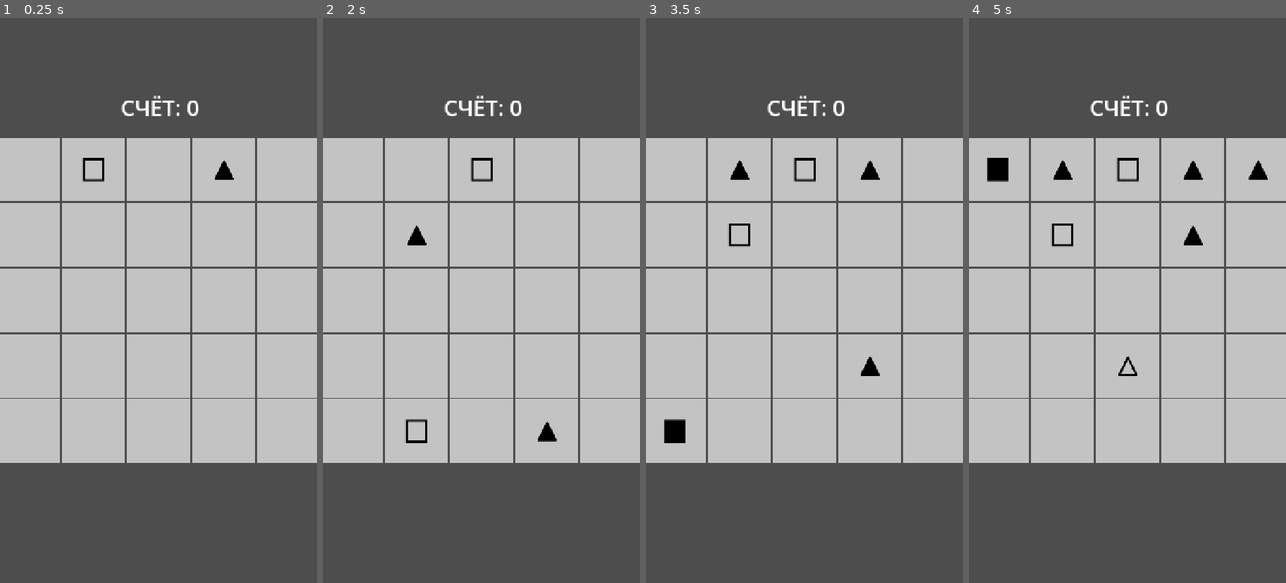
Above: before the commit, frames 1-4 (left to right).
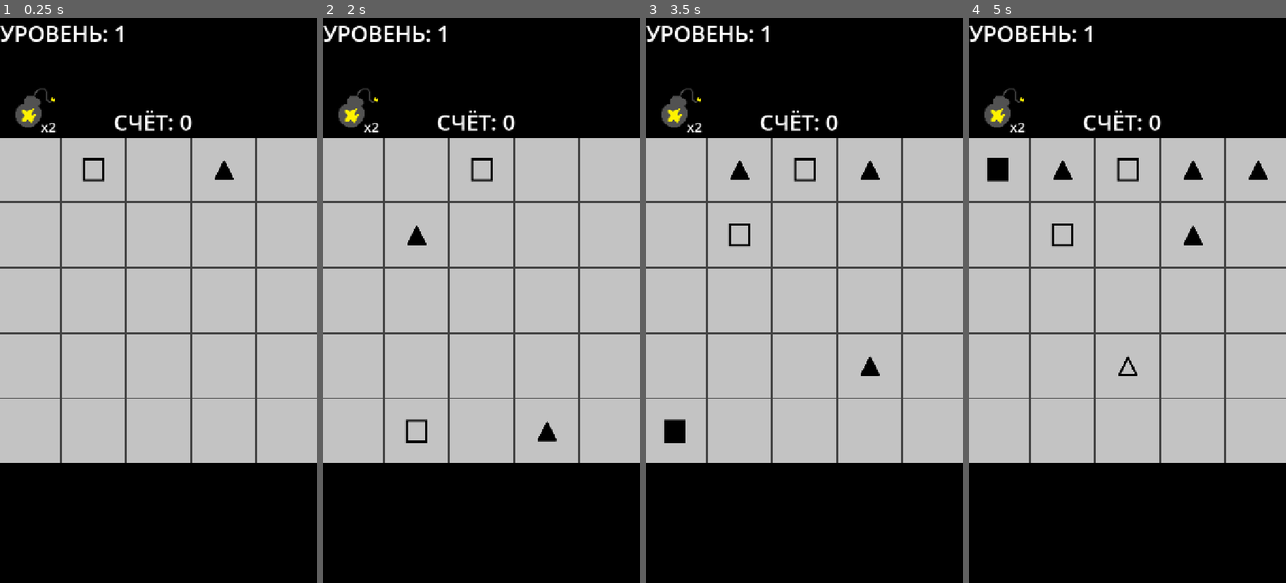
Above: after the commit, the same moments.

Repository: DamirMindiarov/2048
Game: Godot game, scene res://scenes/game.tscn
Same seed, same stepped clock (60 frames per second), same inputs: the game is played once before the commit and once after it. The engine's default icon, where the game draws it, is replaced by a stand-in: a white triangle on a blue panel in a dark square.
Inputs (mouse positions are in pixels of both pictures, inside the frame that each line leads up to):
- Up to frame 1 (0.25 s): no input
- Up to frame 2 (2 s): tap Enter at 0.5 s; move the mouse to (551, 272) at 0.52 s; click (551, 272) at 0.67 s; tap Space at 1.25 s; drag from (418, 328) to (465, 413) at 1.27 s
- Up to frame 3 (3.5 s): move the mouse to (836, 176) at 2.02 s; click (836, 176) at 2.17 s; tap Enter at 2.75 s; drag from (788, 413) to (709, 215) at 2.77 s
- Up to frame 4 (5 s): move the mouse to (1222, 385) at 3.52 s; click (1222, 385) at 3.67 s; tap Space at 4.25 s; drag from (1032, 215) to (1079, 159) at 4.27 s

The runs differ from the first frame. In frame 1, 42% of the frame differs, in the area x 0-100%, y 0-100%; in frame 2, 42%; in frame 3, 42%; in frame 4, 42%.

Commit message:
lvlmanager, added cross bomb exp

Diff:
--- a/project.godot
+++ b/project.godot
@@ -26,7 +26,6 @@
 window/size/window_width_override=360
 window/size/window_height_override=640
 window/stretch/mode="canvas_items"
-window/stretch/aspect="expand"
 window/handheld/orientation=1
 
 [physics]
--- /dev/null
+++ b/scenes/bomb_button.gd
@@ -0,0 +1,69 @@
+extends Control
+
+@onready var icon: TextureRect = $Icon
+@onready var count_label: Label = $CountLabel
+@onready var controller: Node = $BombController # Ссылка на наш новый узел расчётов
+
+var drag_ghost: TextureRect = null
+
+func _ready() -> void:
+	_update_ui()
+
+func _input(event: InputEvent) -> void:
+	# Коротко ловим события и сразу отправляем в нужные подфункции
+	if event is InputEventMouseButton and event.is_pressed():
+		_on_drag_started(event.position)
+
+	elif event is InputEventMouseMotion:
+		_on_dragging(event.position)
+
+	elif event is InputEventMouseButton and not event.is_pressed():
+		_on_drag_ended(event.position)
+
+# --- 🛠️ КРАСИВОЕ РАЗБИТИЕ НА МИКРО-ФУНКЦИИ ---
+
+func _on_drag_started(pos: Vector2) -> void:
+	# Проверяем клик по кнопке и наличие баланса
+	if get_global_rect().has_point(pos) and GameManager.bomb_count > 0:
+		GameManager.bomb_count -= 1
+		_update_ui()
+		_create_drag_ghost(pos)
+
+func _on_dragging(pos: Vector2) -> void:
+	if drag_ghost != null:
+		drag_ghost.global_position = pos - (drag_ghost.size / 2.0)
+
+func _on_drag_ended(pos: Vector2) -> void:
+	if drag_ghost == null: return
+
+	# Просим контроллер выдать индекс ячейки под пальцем
+	var cell_idx = controller.get_cell_index_under_point(pos)
+
+	# Проверяем у контроллера, есть ли в этой ячейке реальная цель
+	if cell_idx != -1 and controller.get_piece_in_cell(cell_idx) != null:
+		controller.explode_cell(cell_idx)
+	else:
+		_refund_bomb()
+
+	_destroy_drag_ghost()
+
+func _create_drag_ghost(start_pos: Vector2) -> void:
+	if icon:
+		drag_ghost = icon.duplicate() as TextureRect
+		drag_ghost.modulate.a = 0.7
+		get_tree().current_scene.add_child(drag_ghost)
+		drag_ghost.global_position = start_pos - (drag_ghost.size / 2.0)
+
+func _destroy_drag_ghost() -> void:
+	if drag_ghost:
+		drag_ghost.queue_free()
+		drag_ghost = null
+
+func _refund_bomb() -> void:
+	print("❌ БОМБА: Цели нет или промах. Возвращаю заряд...")
+	GameManager.bomb_count += 1
+	_update_ui()
+
+func _update_ui() -> void:
+	if count_label: count_label.text = "x" + str(GameManager.bomb_count)
+	if icon: icon.modulate.a = 0.5 if GameManager.bomb_count == 0 else 1.0
--- /dev/null
+++ b/scenes/bomb_controller.gd
@@ -0,0 +1,77 @@
+extends Node
+
+@onready var grid_board: GridContainer = get_tree().current_scene.find_child("GridBoard")
+
+# Переменная-тумблер, хранящая нашу единственную функцию взрыва
+var active_mode: Callable = explode_area_3x3
+
+func get_cell_index_under_point(global_point: Vector2) -> int:
+	for i in range(grid_board.get_child_count()):
+		var cell = grid_board.get_child(i)
+		if cell.get_global_rect().has_point(global_point):
+			return i
+	return -1
+
+func get_piece_in_cell(cell_index: int) -> TextureRect:
+	var cell = grid_board.get_child(cell_index)
+	for child in cell.get_children():
+		if "GamePiece" in child.name and child is TextureRect:
+			return child
+	return null
+
+# Главная функция, которую пинает кнопка при отпускании пальца
+func explode_cell(epicenter_index: int) -> void:
+	if active_mode.is_valid():
+		active_mode.call(epicenter_index)
+
+# НАША ЕДИНСТВЕННАЯ РАБОЧАЯ ФУНКЦИЯ ВЗРЫВА 3х3
+func explode_area_3x3(epicenter_index: int) -> void:
+	var size: int = 5
+	var epicenter_row: int = floor((epicenter_index * 1.0) / size)
+	var epicenter_col = epicenter_index % size
+
+	var radius = GameManager.bomb_radius
+	var total_destroyed: int = 0
+
+	var start_offset = -radius
+	var end_offset = radius + 1
+
+	for r_offset in range(start_offset, end_offset):
+		for c_offset in range(start_offset, end_offset):
+			var target_row = epicenter_row + r_offset
+			var target_col = epicenter_col + c_offset
+
+			if target_row >= 0 and target_row < size and target_col >= 0 and target_col < size:
+				var neighbor_index = target_row * size + target_col
+				var piece = get_piece_in_cell(neighbor_index)
+				if piece and piece.has_method("destroy_with_explosion"):
+					piece.destroy_with_explosion()
+					total_destroyed += 1
+
+	if total_destroyed > 0:
+		var score_manager = get_tree().current_scene.find_child("ScoreManager", true, false)
+		if score_manager and score_manager.has_method("add_score"):
+			score_manager.add_score(total_destroyed)
+
+# Просто дописываем новую функцию в самый низ файла:
+func explode_cross(epicenter_index: int) -> void:
+	var size: int = 5
+	var epicenter_row: int = floor((epicenter_index * 1.0) / size)
+	var epicenter_col = epicenter_index % size
+	var total_destroyed: int = 0
+
+	for i in range(grid_board.get_child_count()):
+		var r: int = floor((i * 1.0) / size)
+		var c = i % size
+
+		# Если клетка лежит на той же строке или том же столбце — взрываем!
+		if r == epicenter_row or c == epicenter_col:
+			var piece = get_piece_in_cell(i)
+			if piece and piece.has_method("destroy_with_explosion"):
+				piece.destroy_with_explosion()
+				total_destroyed += 1
+
+	if total_destroyed > 0:
+		var score_manager = get_tree().current_scene.find_child("ScoreManager", true, false)
+		if score_manager and score_manager.has_method("add_score"):
+			score_manager.add_score(total_destroyed)
--- a/scenes/game.tscn
+++ b/scenes/game.tscn
@@ -9,7 +9,10 @@
 [ext_resource type="Script" uid="uid://bullqrfs2w7pl" path="res://scenes/match_detector.gd" id="7_gee14"]
 [ext_resource type="Script" uid="uid://bkg4v46ocvnmi" path="res://scenes/game_over_menu.gd" id="7_u5sy4"]
 [ext_resource type="Script" uid="uid://b85r2xfruf6nh" path="res://scenes/score_manager.gd" id="8_0tnpc"]
+[ext_resource type="Script" uid="uid://ce02824e1n3yo" path="res://scenes/level_manager.gd" id="10_kvuet"]
 [ext_resource type="Script" uid="uid://bys3rjlxd8kvt" path="res://scenes/trail_manager.gd" id="10_vtaks"]
+[ext_resource type="PackedScene" uid="uid://dayhcpl7kofnk" path="res://scenes/hud.tscn" id="11_kvpfn"]
+[ext_resource type="Script" uid="uid://clp13yma1ymp3" path="res://scenes/bomb_button.gd" id="12_dinhu"]
 
 [node name="Game" type="Control" unique_id=1849560439]
 layout_mode = 3
@@ -21,6 +24,30 @@
 size_flags_horizontal = 3
 size_flags_vertical = 3
 script = ExtResource("1_yqjtg")
+
+[node name="ColorRect2" type="ColorRect" parent="." unique_id=1018479747]
+layout_mode = 1
+anchors_preset = 15
+anchor_right = 1.0
+anchor_bottom = 1.0
+grow_horizontal = 2
+grow_vertical = 2
+color = Color(0, 0, 0, 1)
+
+[node name="ColorRect" type="ColorRect" parent="." unique_id=590246857]
+layout_mode = 1
+anchors_preset = 8
+anchor_left = 0.5
+anchor_top = 0.5
+anchor_right = 0.5
+anchor_bottom = 0.5
+offset_left = -360.0
+offset_top = -368.0
+offset_right = 360.0
+offset_bottom = 368.0
+grow_horizontal = 2
+grow_vertical = 2
+color = Color(0.2592937, 0.2592937, 0.2592937, 1)
 
 [node name="MainLayout" type="VBoxContainer" parent="." unique_id=1111560087]
 layout_mode = 1
@@ -46,6 +73,7 @@
 script = ExtResource("7_gee14")
 
 [node name="GridBoard" type="GridContainer" parent="MainLayout" unique_id=2116142439]
+unique_name_in_owner = true
 layout_mode = 2
 size_flags_vertical = 6
 mouse_filter = 0
@@ -57,6 +85,9 @@
 
 [node name="TrailManager" type="Node" parent="MainLayout" unique_id=39932772]
 script = ExtResource("10_vtaks")
+
+[node name="LevelManager" type="Node" parent="MainLayout" unique_id=444707360]
+script = ExtResource("10_kvuet")
 
 [node name="GameOverMenu" type="ColorRect" parent="." unique_id=2003725461]
 visible = false
@@ -101,18 +132,23 @@
 theme_override_font_sizes/font_size = 50
 text = "ИГРАТЬ СНОВА"
 
-[node name="ScoreLabel" type="Label" parent="." unique_id=266402954]
-layout_mode = 1
-anchors_preset = 8
-anchor_left = 0.5
-anchor_top = 0.5
-anchor_right = 0.5
-anchor_bottom = 0.5
-offset_left = -86.0
-offset_top = -472.0
-offset_right = 93.0
-offset_bottom = -403.0
-grow_horizontal = 2
-grow_vertical = 2
-theme_override_font_sizes/font_size = 50
-text = "СЧЁТ: 0"
+[node name="HUD" parent="." unique_id=1375258392 instance=ExtResource("11_kvpfn")]
+
+[node name="ScoreLabel" parent="HUD" index="0" unique_id=1447643962]
+anchors_preset = 0
+anchor_left = 0.0
+anchor_right = 0.0
+offset_left = 258.0
+offset_top = 201.0
+offset_right = 437.0
+offset_bottom = 270.0
+grow_horizontal = 1
+
+[node name="BombButton" parent="HUD" index="2" unique_id=1529420259]
+offset_left = 1.0
+offset_top = 141.0
+offset_right = 129.0
+offset_bottom = 269.0
+script = ExtResource("12_dinhu")
+
+[editable path="HUD"]
--- a/scenes/game_manager.gd
+++ b/scenes/game_manager.gd
@@ -8,3 +8,10 @@
 # === 💨 НАСТРОЙКИ ВИЗУАЛЬНОГО ШЛЕЙФА ===
 var trail_steps: int = 5         # Количество остаточных копий по пути полёта (steps)
 var trail_opacity: float = 0.1   # Начальная прозрачность призраков (ghost.modulate.a)
+
+var bomb_count: int = 2
+var bomb_radius: int = 1
+
+var total_score: int = 0
+var current_level: int = 1
+var score_per_level: int = 1
--- a/scenes/game_over_menu.gd
+++ b/scenes/game_over_menu.gd
@@ -8,9 +8,14 @@
 	if restart_button:
 		restart_button.pressed.connect(_on_restart_button_pressed)
 
-# Эта функция сработает строго в момент клика по кнопке "ИГРАТЬ СНОВА"
+
 func _on_restart_button_pressed() -> void:
 	print("МЕНЮ GAME OVER: Перезапускаю уровень с чистого листа!")
 
-	# Магическая строчка, которая полностью обнуляет игру и запускает её заново
+	# 🔥 СБРАСЫВАЕМ ВСЮ СТАТИСТИКУ В БАНКЕ ИГРЫ ПЕРЕД ПЕРЕЗАПУСКОМ:
+	GameManager.bomb_count = 2
+	GameManager.total_score = 0
+	GameManager.current_level = 1
+
+	# Перезапускаем сцену
 	get_tree().reload_current_scene()
--- /dev/null
+++ b/scenes/hud.tscn
@@ -0,0 +1,52 @@
+[gd_scene format=3 uid="uid://dayhcpl7kofnk"]
+
+[ext_resource type="Texture2D" uid="uid://bqw3tpa5u82v0" path="res://assets_hud/bomb.png" id="1_oo0fn"]
+[ext_resource type="Script" uid="uid://bf7yohmajtnpx" path="res://scenes/bomb_controller.gd" id="2_oo0fn"]
+
+[node name="HUD" type="CanvasLayer" unique_id=1375258392]
+
+[node name="ScoreLabel" type="Label" parent="." unique_id=1447643962]
+anchors_preset = 5
+anchor_left = 0.5
+anchor_right = 0.5
+offset_left = -89.5
+offset_right = 89.5
+offset_bottom = 69.0
+grow_horizontal = 2
+size_flags_horizontal = 2
+theme_override_font_sizes/font_size = 50
+text = "СЧЁТ: 0"
+
+[node name="LevelLabel" type="Label" parent="." unique_id=1554574951]
+offset_right = 40.0
+offset_bottom = 23.0
+theme_override_font_sizes/font_size = 50
+text = "LVL: 1"
+
+[node name="BombButton" type="Control" parent="." unique_id=1529420259]
+layout_mode = 3
+anchors_preset = 0
+offset_left = 60.0
+offset_top = 123.0
+offset_right = 188.0
+offset_bottom = 251.0
+metadata/_edit_group_ = true
+
+[node name="Icon" type="TextureRect" parent="BombButton" unique_id=132915177]
+layout_mode = 0
+offset_right = 128.0
+offset_bottom = 128.0
+texture = ExtResource("1_oo0fn")
+
+[node name="CountLabel" type="Label" parent="BombButton" unique_id=1974201509]
+layout_mode = 0
+offset_left = 1.0
+offset_top = 84.0
+offset_right = 126.0
+offset_bottom = 126.0
+theme_override_font_sizes/font_size = 30
+text = "x2"
+horizontal_alignment = 2
+
+[node name="BombController" type="Node" parent="BombButton" unique_id=1678957962]
+script = ExtResource("2_oo0fn")
--- /dev/null
+++ b/scenes/level_manager.gd
@@ -0,0 +1,34 @@
+extends Node
+
+@onready var level_label: Label = get_tree().current_scene.find_child("LevelLabel", true, false)
+
+
+func _ready() -> void:
+	_update_level_ui()
+
+func _process(delta: float) -> void:
+	# 🔥 БЕРЕМ НАСТРОЙКУ ШАГА НАПРЯМУЮ ИЗ ГЛАВНОГО ПУЛЬТА!
+	var step = GameManager.score_per_level
+
+	# Вычисляем, какой уровень должен быть при текущем глобальном счете
+	var target_level = floor((GameManager.total_score * 1.0) / step) + 1
+
+	# Если уровень в банке игры стал выше нашего текущего — апаем его!
+	if target_level > GameManager.current_level:
+		GameManager.current_level = target_level
+		print("🏆 LEVEL_MANAGER: Наступил новый УРОВЕНЬ: ", GameManager.current_level)
+		_update_level_ui()
+		_give_level_reward()
+
+func _update_level_ui() -> void:
+	if level_label:
+		level_label.text = "УРОВЕНЬ: " + str(GameManager.current_level)
+
+func _give_level_reward() -> void:
+	# Награда: прибавляем бомбу в глобальный банк игры
+	GameManager.bomb_count += 1
+
+	# Обновляем текст на кнопке бомбы (x2 -> x3)
+	var bomb_button = get_tree().current_scene.find_child("BombButton", true, false)
+	if bomb_button and bomb_button.has_method("_update_ui"):
+		bomb_button._update_ui()
--- a/scenes/score_manager.gd
+++ b/scenes/score_manager.gd
@@ -1,19 +1,21 @@
 extends Node
 
-# Ссылка на наш текстовый узел на экране (укажи точный путь от корня, если нужно)
-@onready var score_label: Label = get_node("/root/Game/ScoreLabel")
+# Прямая лаконичная ссылка на текстовое поле очков в HUD
+@onready var score_label: Label = get_tree().current_scene.find_child("ScoreLabel", true, false)
 
-var current_score: int = 0
+func _ready() -> void:
+	_update_score_ui()
 
-# Единственная функция: принимает количество уничтоженных фишек
+# Эту функцию по-прежнему вызывают MatchDetector и BombController при взрывах фишек
 func add_score(destroyed_count: int) -> void:
-	# Математика баланса: за каждую уничтоженную фишку даём, например, 10 очков
-	var points_earned = destroyed_count
+	# 🔥 ПРЯМАЯ ЗАПИСЬ: Просто капаем очками в центральный банк игры
+	GameManager.total_score += destroyed_count
+	print("SCORE_MANAGER: В банк зачислено +", destroyed_count, " очков. Всего: ", GameManager.total_score)
 
-	# Прибавляем к общему счёту
-	current_score += points_earned
-	print("SCORE_MANAGER: Начислено +", points_earned, " очков. Текущий счёт: ", current_score)
+	# Сразу обновляем текст на экране
+	_update_score_ui()
 
-	# Сразу же обновляем текст на экране смартфона
+# Функция, которая просто синхронизирует буквы на экране с реальностью
+func _update_score_ui() -> void:
 	if score_label:
-		score_label.text = "СЧЁТ: " + str(current_score)
+		score_label.text = "СЧЁТ: " + str(GameManager.total_score)
Binary file added: assets_hud/bomb.png
Not shown, added: assets_hud/bomb.png.import
Not shown, added: scenes/bomb_button.gd.uid
Not shown, added: scenes/bomb_controller.gd.uid
Not shown, added: scenes/level_manager.gd.uid
